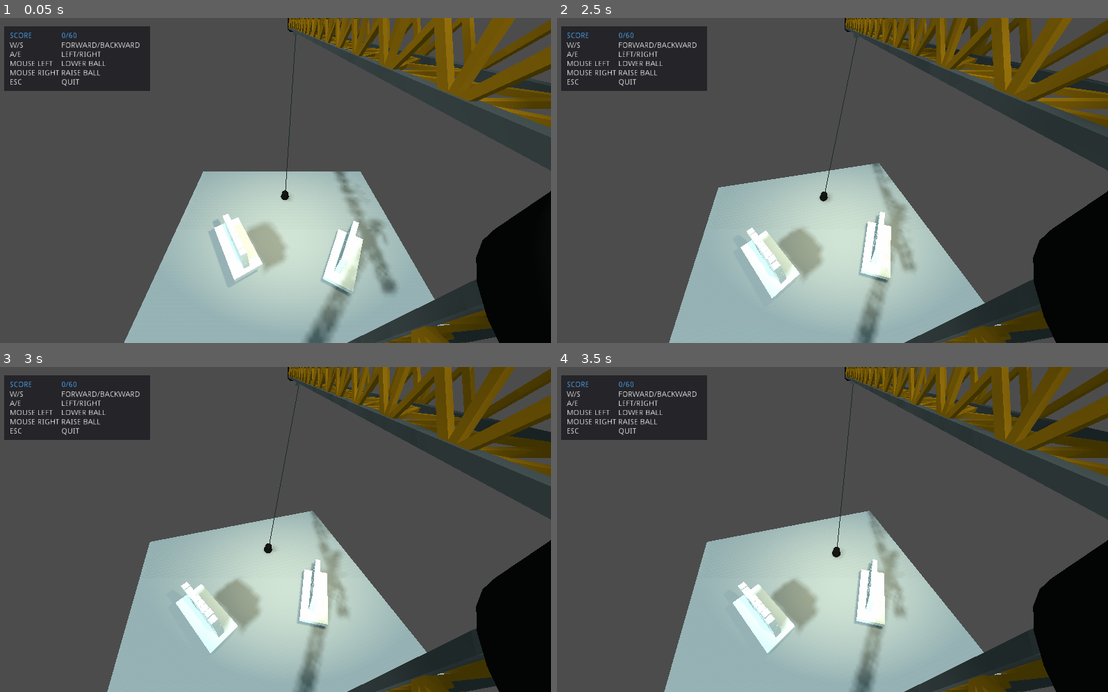
Above: before the commit, frames 1-4 (two rows, left to right).
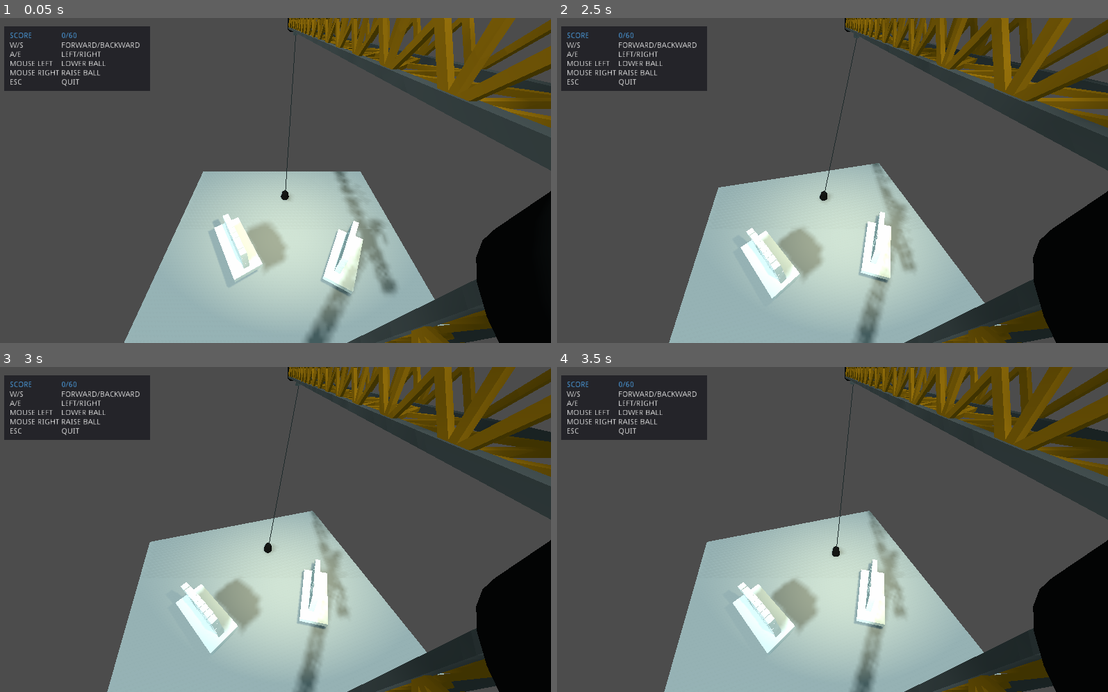
Above: after the commit, the same moments.

Repository: Aroweeri/Get-Rekt
Game: Godot game, scene res://level1.tscn
The game is run twice, just before and just after one commit, with the same random seed, the same clock (stepped at 60 frames per second) and the same inputs.
Inputs (mouse positions are in pixels of both pictures, inside the frame that each line leads up to):
- Up to frame 1 (0.05 s): no input
- Up to frame 2 (2.5 s): tap Enter (restart) at 0.5 s; move the mouse to (953, 164) at 0.52 s; press the mouse at (953, 164) at 0.53 s; hold D (rotate_right) 0.53-1.28 s; move the mouse to (716, 196) at 1.27 s; release the mouse at (716, 196) at 1.28 s; hold S (backward) 1.28-2.03 s; right-click (716, 196) at 1.35 s; move the mouse to (887, 109) at 2.02 s; press the mouse at (887, 109) at 2.03 s; hold D (rotate_right) from 2.03 s (still down)
- Up to frame 3 (3 s): move the mouse to (247, 594) at 2.77 s; release D (rotate_right) at 2.78 s; release the mouse at (247, 594) at 2.78 s; hold W (forward) from 2.78 s (still down); right-click (247, 594) at 2.85 s
- Up to frame 4 (3.5 s): keep holding W (forward)

Frame 1 is identical in both runs. In frame 2, less than 0.1% of the frame differs, in the area x 34-59%, y 10-82%; in frame 3, less than 0.1%; in frame 4, less than 0.1%, in the area x 32-58%, y 10-82%.

Commit message:
Increase mass of ball.

Diff:
--- a/get_rekt/crane.tscn
+++ b/get_rekt/crane.tscn
@@ -99,7 +99,7 @@
 [node name="ball" type="RigidBody" parent="."]
 transform = Transform( 1, 0, 0, 0, 1, 0, 0, 0, 1, 5.62893, 0.841178, 0.143428 )
 collision_mask = 0
-mass = 8.0
+mass = 16.0
 
 [node name="CollisionShape" type="CollisionShape" parent="ball"]
 transform = Transform( 0.504662, 0, 0, 0, 0.504662, 0, 0, 0, 0.504662, 0, 0, 0 )
